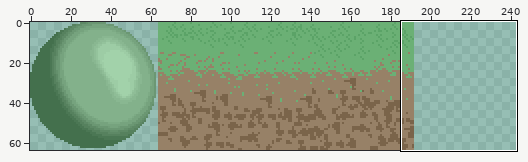
Sprite sheet: assets/spritesheet.png. Above: a wide view before the commit, with the close-up outlined.
Close-up. Before:
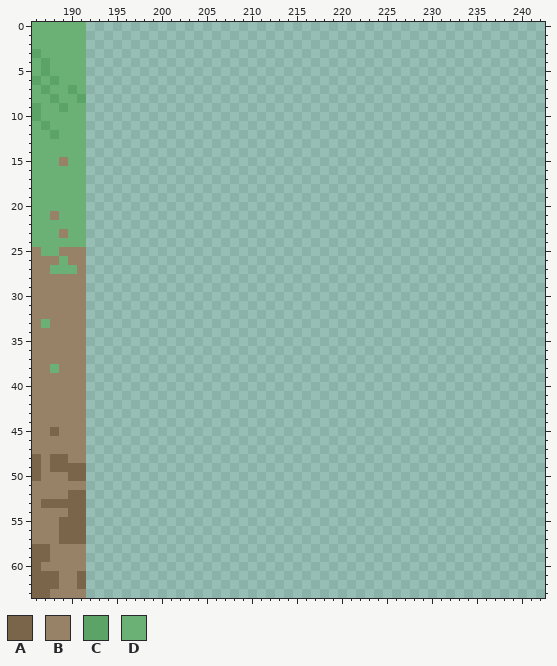
The file is 256x64 pixels. Colours within 5 levels of each other are drawn and written as one. Shown: x 186..242, y 0..63. The wide view leaves out empty margins.
Palette (. is transparent): A #7a644a  B #978167  C #5ba367  D #6bb075
Pixels before (only the part around the change), first column x 186:
 0 DDDDDD...................................................
 1 DDDDDD...................................................
 2 DDDDDD...................................................
 3 CDDDDD...................................................
 4 DCDDDD...................................................
 5 DCDDDD...................................................
 6 CDCDDD...................................................
 7 DCDDCD...................................................
 8 DDCDDC...................................................
 9 CDDCDD...................................................
10 CDDDDD...................................................
11 DCDDDD...................................................
12 DDCDDD...................................................
13 DDDDDD...................................................
14 DDDDDD...................................................
15 DDDBDD...................................................
16 DDDDDD...................................................
17 DDDDDD...................................................
18 DDDDDD...................................................
19 DDDDDD...................................................
20 DDDDDD...................................................
21 DDBDDD...................................................
22 DDDDDD...................................................
23 DDDBDD...................................................
24 DDDDDD...................................................
25 BDDBBB...................................................
26 BBBDBB...................................................
27 BBDDDB...................................................
28 BBBBBB...................................................
29 BBBBBB...................................................
30 BBBBBB...................................................
31 BBBBBB...................................................
32 BBBBBB...................................................
33 BDBBBB...................................................
34 BBBBBB...................................................
35 BBBBBB...................................................
36 BBBBBB...................................................
37 BBBBBB...................................................
38 BBDBBB...................................................
39 BBBBBB...................................................
40 BBBBBB...................................................
41 BBBBBB...................................................
42 BBBBBB...................................................
43 BBBBBB...................................................
44 BBBBBB...................................................
45 BBABBB...................................................
46 BBBBBB...................................................
47 BBBBBB...................................................
48 ABAABB...................................................
49 ABAAAA...................................................
50 ABBBAA...................................................
51 BBBBBB...................................................
52 BBBBAA...................................................
53 BAAAAA...................................................
54 BBBBAA...................................................
55 BBBAAA...................................................
56 BBBAAA...................................................
57 BBBAAA...................................................
58 AABBBB...................................................
59 AABBBB...................................................
60 ABBBBB...................................................
61 AAABBA...................................................
62 AAABBA...................................................
63 AABBBB...................................................
After the commit:
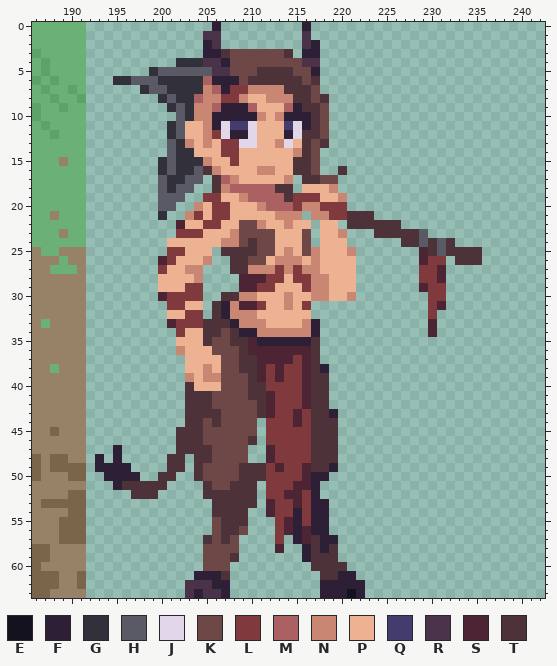
Colours new in this view: E #15121f  F #2d2036  G #31303b  H #595a66  J #e2d7e9  K #6e4747  L #80393d  M #ab6161  N #c98773  P #edb292  Q #443c6e  R #4a3248  S #4d2433  T #4d3239
What changed:
y 0: x 206 . -> F; x 216 . -> F
y 1: x 205..206 .. -> RR; x 216 . -> R
y 2: x 205..206 .. -> FR; x 216..217 .. -> RF
y 3: x 205..214 .......... -> FFTKKKKKKT; x 216..217 .. -> FF
y 4: x 202..217 ................ -> GGGRRFKKKKKKKKRR
y 5: x 199..217 ................... -> GHHHHHHRRKKKTTTTKKF
y 6: x 195..217 ....................... -> GGHHHGGGGGMFFFKTTTTTTKT
y 7: x 198..217 .................... -> GHHGGGGNMFLLNNNNTTTK
y 8: x 200..218 ................... -> GHGGMNNLLNPPNNNTTKT
y 9: x 201..218 .................. -> GHGNNMFFFMPPPMFTTK
y 10: x 202..218 ................. -> HGNNFFFFFNPNFFFTK
y 11: x 201..218 .................. -> GHPPNFJQQJPPPQJFTK
y 12: x 201..218 .................. -> GHPPNLJFFJPPPFJTTK
y 13: x 201..218 .................. -> HGNPNPLLJJPPNJPTKT
y 14: x 201..217 ................. -> HGGPPPLLPPPPPPNTK
y 15: x 200..217 .................. -> GHGGGNPPLPPPPPPTTK
y 16: x 200..217 .................. -> GHGGHTNPPPPNNPPTTK; x 220 . -> T
y 17: x 200..204 ..... -> HGGHH; x 206..214 ......... -> TMNPPPPPN; x 216..219 .... -> TTKK
y 18: x 200..203 .... -> HGHH; x 206..214 ......... -> TNMMMMMTT; x 216..219 .... -> PPPN
y 19: x 200..202 ... -> HHH; x 205..220 ................ -> LLPPNMMMMTLLLPPN
y 20: x 200..201 .. -> HH; x 204..220 ................. -> NPLLPPPNMMMLNNLLL
y 21: x 200 . -> G; x 203..215 ............. -> NLPLLPPPPPNNN; x 217..223 ....... -> NNLLTTT
y 22: x 202..216 ............... -> SPPLLPPKKNPPNPP; x 218..219 .. -> PP; x 221..226 ...... -> TTTTTT
y 23: x 202..216 ............... -> LLLPPPNKKKKPPPK; x 218..220 ... -> PPN; x 224..229 ...... -> TTTTTH
y 24: x 201..216 ................ -> PPPPPPNNKTKKPPPK; x 218..220 ... -> PPP; x 227..232 ...... -> TTHTHT
y 25: x 201..205 ..... -> LLPPP; x 207..221 ............... -> TTTTKKPNPKNPPPN; x 229..235 ....... -> STHTTTT
y 26: x 200..205 ...... -> SLPPPN; x 208..221 .............. -> TTKKPNNNPNPPPP; x 229..231 ... -> SLL; x 233..235 ... -> TTT
y 27: x 200..204 ..... -> LPPNN; x 208..221 .............. -> TTNNNLNLNNPPPP; x 229..231 ... -> LLS
y 28: x 200..204 ..... -> PPPPN; x 209..221 ............. -> SSSLLPLLNNPPP; x 229..231 ... -> LLS
y 29: x 200..204 ..... -> PPPLL; x 209..221 ............. -> SSLLPPPLNNPPP; x 229..231 ... -> SLL
y 30: x 200..204 ..... -> SLLLL; x 207..221 ............... -> TTNNPPPNPPNNPPN; x 230..231 .. -> LL
y 31: x 201..204 .... -> LLPP; x 206..216 ........... -> TFNSSLPPNPL; x 230..231 .. -> LS
y 32: x 201..204 .... -> PPLL; x 206..216 ........... -> TFNNNPPPPPP; x 230 . -> L
y 33: x 201..217 ................. -> SLLLTTTFNNNPPPPNF; x 230 . -> S
y 34: x 202..217 ................ -> LPPTTKTFFNNNNNNF; x 230 . -> S
y 35: x 202..217 ................ -> PPPTKKTTSFFFFFFT
y 36: x 202..217 ................ -> NPPPKKKTSSSSSSST
y 37: x 203..217 ............... -> PPPPKKTTSSSSLST
y 38: x 203..218 ................ -> PPNPKKTTSLSLLSTF
y 39: x 203..218 ................ -> NPNNKKKTSLSLLSTT
y 40: x 203..218 ................ -> TPPPKKKTTLLLLSTT
y 41: x 203..218 ................ -> TTTKKKKTTSLLLSTT
y 42: x 203..218 ................ -> TTTKKKKKTSLLLSTT
y 43: x 203..219 ................. -> TTTTKKKKTSLLSLTTF
y 44: x 203..210 ........ -> TTKTKKKK; x 212..219 ........ -> LLLSLTTT
y 45: x 202..210 ......... -> TTTKKKKKK; x 212..219 ........ -> LLLLLTTT
y 46: x 202..210 ......... -> TTTKKKKKT; x 212..219 ........ -> LLLLLTTT
y 47: x 195 . -> F; x 202..209 ........ -> TTTTKKKK; x 212..219 ........ -> SLLLLTTT
y 48: x 193 . -> F; x 195 . -> F; x 201..202 .. -> TT; x 204..209 ...... -> TTKKKK; x 212..219 ........ -> SLLLLTTT
y 49: x 193..196 .... -> FFFF; x 201..202 .. -> TT; x 204..219 ................ -> TKKKKTTTLSLLSTTF
y 50: x 194..197 .... -> FFFF; x 200..201 .. -> TT; x 204..218 ............... -> TKKKKTTTLLLLSFF
y 51: x 195..200 ...... -> FTTTTT; x 205..210 ...... -> TKKTTT; x 212..217 ...... -> LLLSSF
y 52: x 197..199 ... -> TTT; x 205..210 ...... -> TTTTTT; x 212..217 ...... -> LLSSLF
y 53: x 206..210 ..... -> TTTTT; x 212..218 ....... -> SLLSLFF
y 54: x 206..209 .... -> TTTT; x 212..218 ....... -> SLLFLFF
y 55: x 206..209 .... -> KTTT; x 213..218 ...... -> LSFLFF
y 56: x 206..209 .... -> KTTK; x 213..218 ...... -> LSFSFF
y 57: x 205..208 .... -> TKTK; x 213 . -> L; x 215..219 ..... -> FSTFF
y 58: x 205..208 .... -> KKKK; x 213 . -> S; x 216..219 .... -> FTFT
y 59: x 205..208 .... -> KKKT; x 216..219 .... -> FTTT
y 60: x 205..207 ... -> KKK; x 217..220 .... -> TTTT
y 61: x 204..207 .... -> FFFT; x 218..221 .... -> TTFF
y 62: x 203..207 ..... -> RRRFF; x 218..222 ..... -> FFFFF
y 63: x 203..207 ..... -> RFRRF; x 218..222 ..... -> FFFEF
Where, in picture pixels (left, top, right, bottom), the same in both close-ups:
added: (95, 22, 482, 598)
